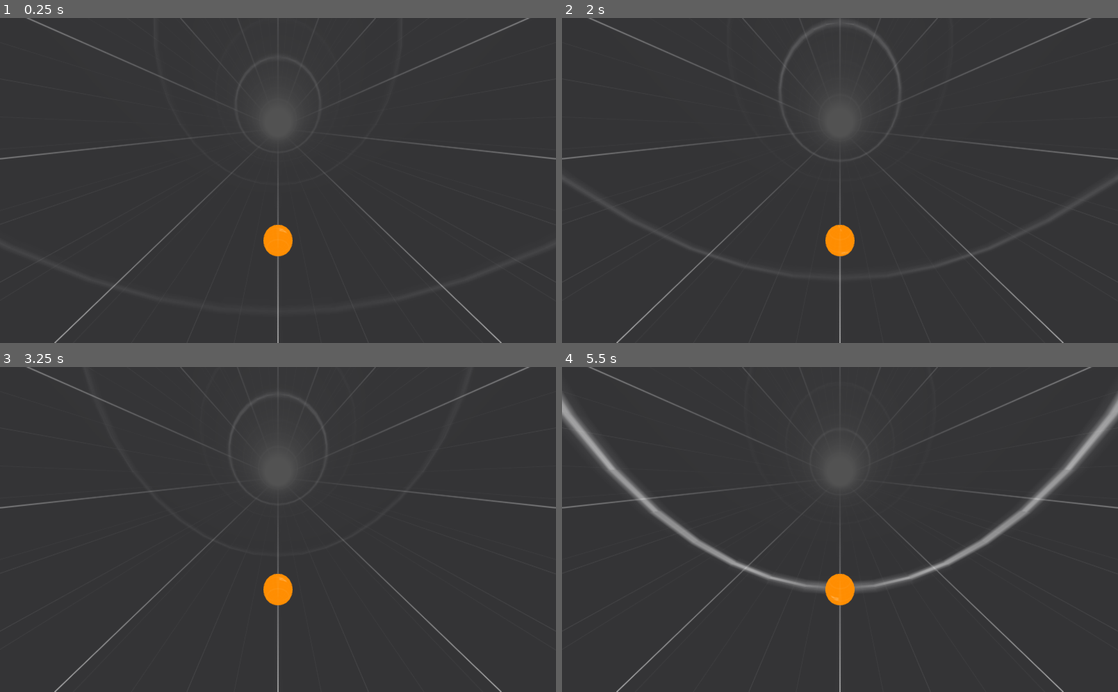
Above: before the commit, frames 1-4 (two rows, left to right).
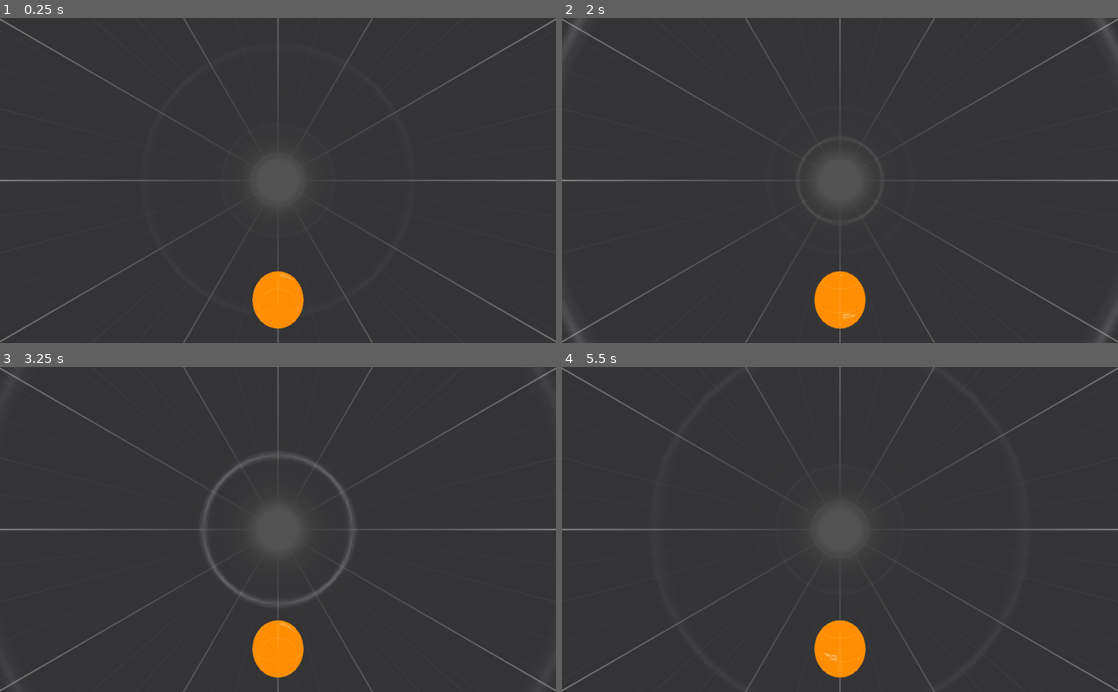
Above: after the commit, the same moments.

Repository: nwallenfang/mirrored-gaps
Game: Godot game, scene res://Logic/Level.tscn
Same seed, same stepped clock (60 frames per second), same inputs: the game is played once before the commit and once after it.
Inputs:
- Up to frame 1 (0.25 s): no input
- Up to frame 2 (2 s): no input
- Up to frame 3 (3.25 s): no input
- Up to frame 4 (5.5 s): no input

The runs differ from the first frame. In frame 1, 4.7% of the frame differs, in the area x 0-100%, y 0-100%; in frame 2, 5.2%; in frame 3, 5.4%; in frame 4, 8.2%.

Commit message:
changing some geometry

Diff:
--- a/Logic/Level.tscn
+++ b/Logic/Level.tscn
@@ -10,15 +10,17 @@
 fog_enabled = true
 fog_color = Color( 0.321569, 0.321569, 0.321569, 1 )
 fog_sun_color = Color( 0, 0, 0, 1 )
-fog_depth_end = 180.0
+fog_depth_end = 175.6
+fog_depth_curve = 2.0
 dof_blur_far_distance = 90.66
 
 [node name="Level" type="Spatial"]
 
 [node name="Tunnel" parent="." instance=ExtResource( 2 )]
+transform = Transform( 1, 0, 0, 0, 1, 0, 0, 0, 1, 0, 0, 137.291 )
 
 [node name="Sphere" parent="." instance=ExtResource( 1 )]
-transform = Transform( 1, 0, 0, 0, 1, 0, 0, 0, 1, 0, -12.9129, -116.136 )
+transform = Transform( 1, 0, 0, 0, 1, 0, 0, 0, 1, 0, -8.04782, -107.651 )
 
 [node name="Pivot" type="Spatial" parent="Sphere"]
 transform = Transform( 1, 0, 0, 0, 0.866025, -0.5, 0, 0.5, 0.866025, 0, 0, 0 )
@@ -27,7 +29,6 @@
 environment = SubResource( 1 )
 
 [node name="Camera" type="Camera" parent="."]
-transform = Transform( -1, -1.77636e-15, -8.74228e-08, -3.11371e-08, 0.934422, 0.356167, 8.16898e-08, 0.356167, -0.934422, 0, -5.72552, -123.479 )
+transform = Transform( -1, 0, 8.74228e-08, 0, 1, 0, -8.74228e-08, 0, -1, 0, 0, -123.479 )
 current = true
-fov = 100.0
 far = 200.0
--- a/Objects/Sphere.tscn
+++ b/Objects/Sphere.tscn
@@ -91,7 +91,7 @@
 script = ExtResource( 2 )
 
 [node name="Mesh" type="MeshInstance" parent="."]
-transform = Transform( 1, 0, 0, 0, -1, 1.50996e-07, 0, -1.50996e-07, -1, 0, 0, 0 )
+transform = Transform( 1.72723, 0, 0, 0, -1.72723, 2.60805e-07, 0, -2.60805e-07, -1.72723, 0, 0, 0 )
 mesh = SubResource( 1 )
 material/0 = SubResource( 5 )
 
--- a/Objects/Tunnel.tscn
+++ b/Objects/Tunnel.tscn
@@ -78,14 +78,14 @@
 shader_param/uv1_offset = Vector3( 0, 0, 0 )
 shader_param/uv2_scale = Vector3( 1, 1, 1 )
 shader_param/uv2_offset = Vector3( 0, 0, 0 )
-shader_param/scrolling_enabled = false
-shader_param/scroll_speed = 0.35
+shader_param/scrolling_enabled = true
+shader_param/scroll_speed = 0.1
 shader_param/texture_albedo = ExtResource( 1 )
 
 [node name="Tunnel" type="Spatial"]
 script = ExtResource( 2 )
 
 [node name="Mesh" type="MeshInstance" parent="."]
-transform = Transform( 13.891, 0, 0, 0, -6.07194e-07, 13.891, 0, -124.411, -5.43817e-06, 0, 0, 0 )
+transform = Transform( 13.891, 0, 0, 0, -6.07194e-07, 13.891, 0, -263.574, -1.15212e-05, 0, 0, 0 )
 mesh = SubResource( 1 )
 material/0 = SubResource( 3 )
